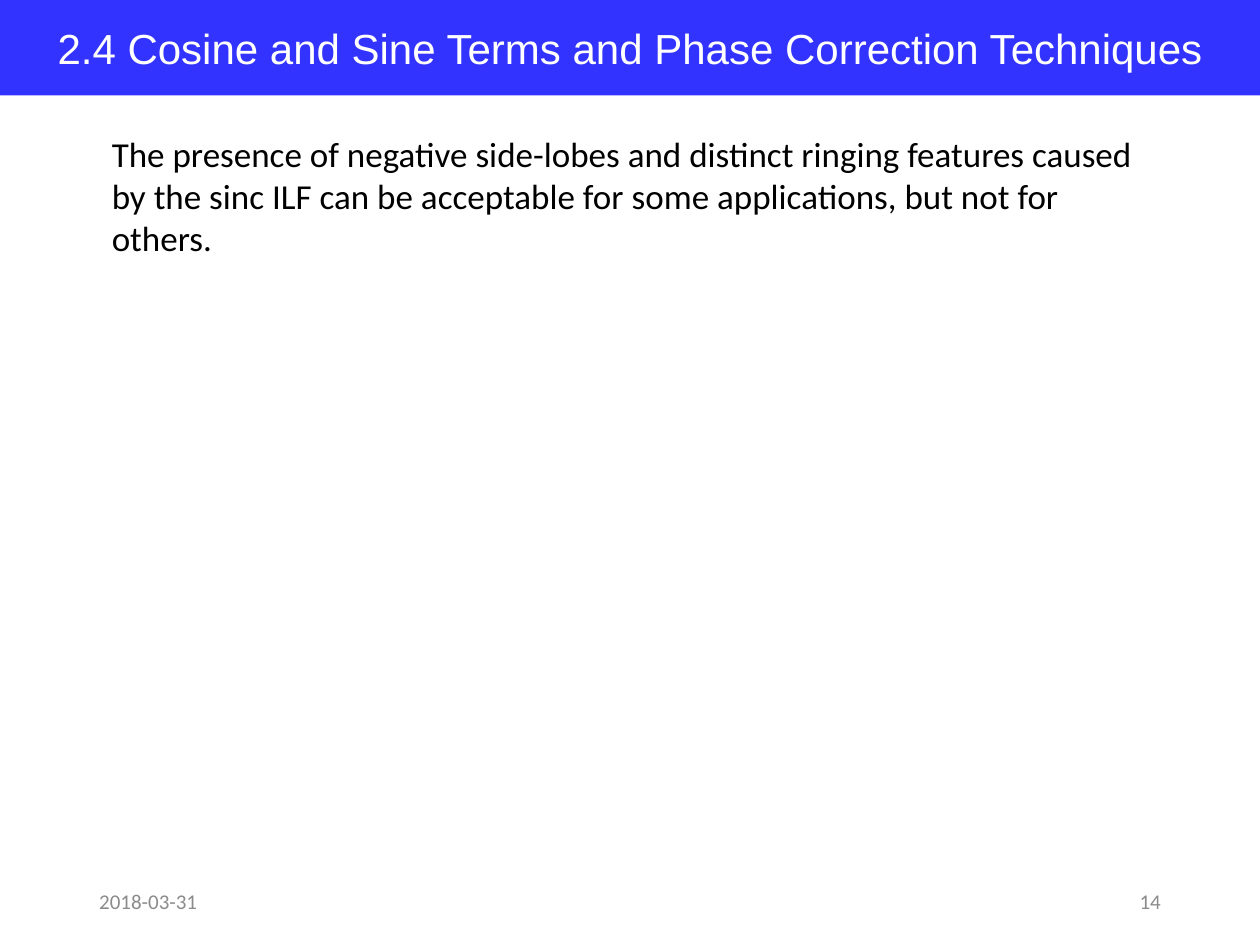
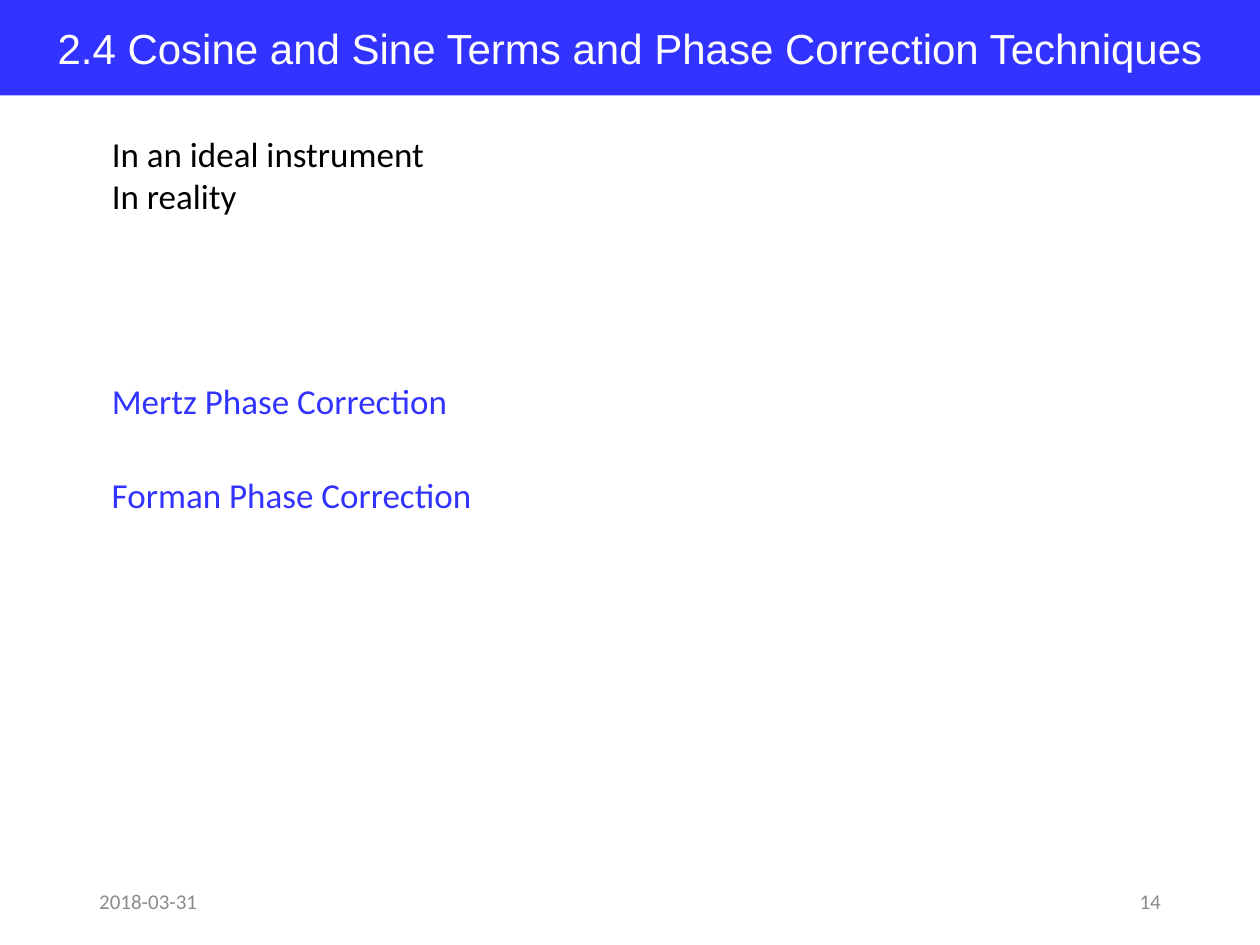
Before and after one commit to jglee96/NBTP_Lab, a slide deck: slide 14 of Terahertz Metrology/Ch5/Terahertz Metrology_Ch5.pptx. Drawn at 1260x945 pixels with LibreOffice and Linux fonts; fonts in the diff are those of the drawing. Boxes give left, top, right and bottom in pixels: in the first picture for what was removed or moved away, otherwise in the second. Text is boxed around its words. In the diff, an @@ line names an element or a change of style, - is before the commit and + after.

```diff
--- a/Terahertz Metrology/Ch5/Terahertz Metrology_Ch5.pptx
+++ b/Terahertz Metrology/Ch5/Terahertz Metrology_Ch5.pptx
@@ text at [112, 142, 423, 215]: text changed @@
-The presence of negative side-lobes and distinct ringing features caused by the sinc ILF can be acceptable for some applications, but not for others.
+In an ideal instrument
+In reality
@@ text added at [112, 389, 447, 415], 20 pt, text #3333FF @@
+Mertz Phase Correction
@@ text added at [112, 483, 471, 509], 20 pt, text #3333FF @@
+Forman Phase Correction
```
Also in this commit, not shown: 12 other slides changed, 4 slides added, 1 other file.
